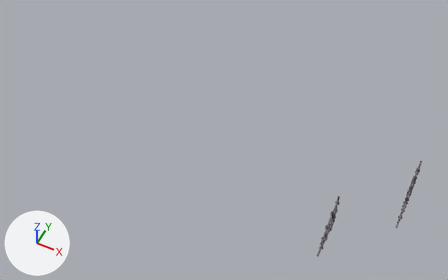
One commit to the glTF model www/models/lba2/iso_scenes/128.glb: the scene before it, then after it.
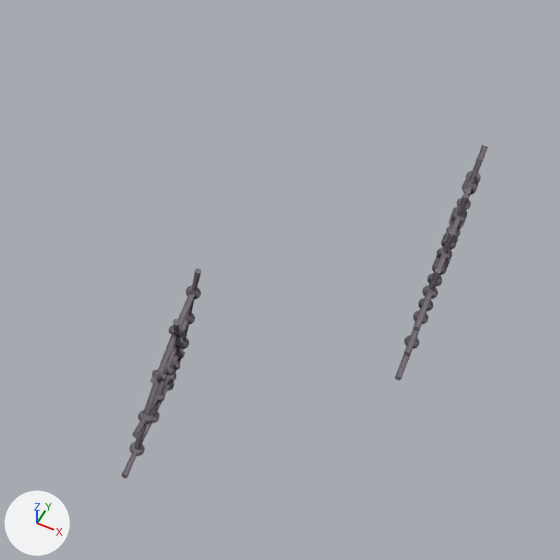
The first picture shows the older version from a camera (50 mm lens) standing at (32.6, -56.0, 38.5) and looking at (19.0, -28.7, 4.4). The close-ups show both versions on the part from 63% to 99% of the width and 42% to 100% of the height of that picture; other places that the commit changed are outside them. Arrows for +X, +Y and +Z are at lower left; the lights stay in place. Where no turn or scale is listed for an object, it has been applied to the vertices. Vertices at the same position are counted once.

The first close-up shows 'colored'.
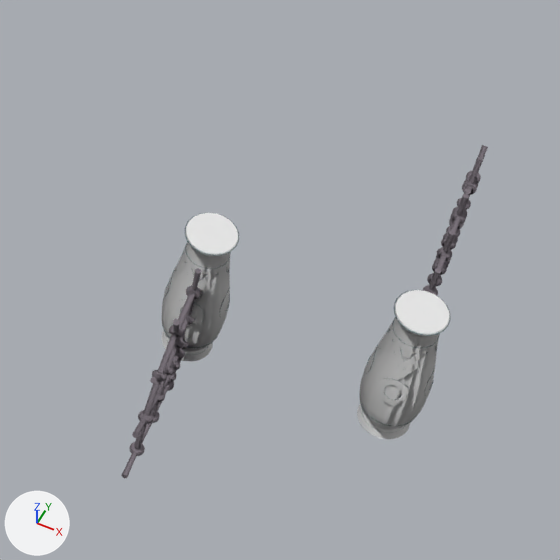
What differs and where, as boxes (x1, y1, x2, y2) in the close-ups (560 x 560 px):
'textured_c0500625', added
    after: (162, 213, 450, 439)
part 1 of me_mesh_0, added
    after: (162, 213, 451, 433)

The edits, one by one:
Material 'Material_1' (mat_material_1) is new.
Its base color is (0.8, 0.8, 0.8) (white #e7e7e7).
Its roughness is 1.0.
me_mesh_0 is used by ob_colored; location (0.0, 0.0, 0.0).
me_mesh_0 had 7577 vertices, 15110 faces and spanned x 28.36..32.64, y -34.0..-24.0, z 2.99..6.0.
me_mesh_0 now has 11755 vertices, 20822 faces and spans x 8.0..33.12, y -36.89..-16.0, z 2.99..7.8.
me_mesh_0 part 1: 1872 vertices added at x 27.88..33.12, y -31.12..-29.88, z 3.02..6.48.
Mesh me_mesh_1 is new.
It has 2104 vertices, 3220 faces and spans x 27.88..33.12, y -31.12..-29.88, z 3.0..6.5.
It uses material mat_material_1 (its picture is missing).
Object 'textured_c0500625' (ob_textured_c0500625) is new; it shows me_mesh_1.
Its location is (0.0, 0.0, 0.0).
